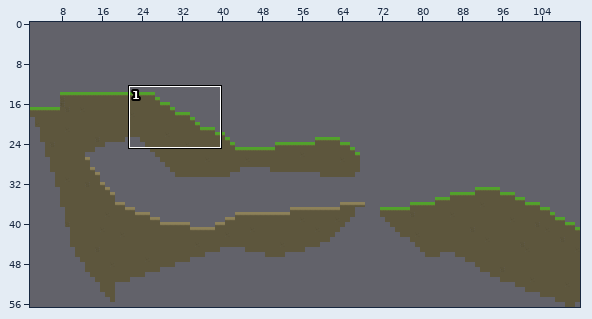
Two states of a Tiled map, nobuild/level1/level1.tmx. Above: a wide view before the commit, with the close-up outlined.
Close-up. Before:
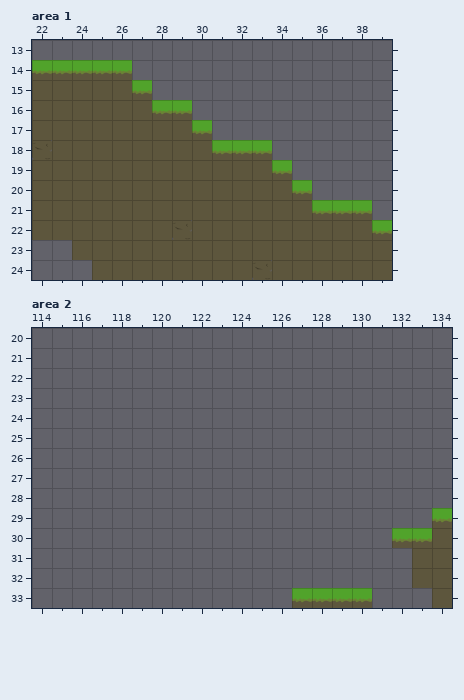
Cells are 175x175 px. Shown: area 1 x 22..39, y 13..24; area 2 x 114..134, y 20..33. The commit also changed other parts of the map, which this record leaves out. The old version is drawn lined up with the new one.
Once edited:
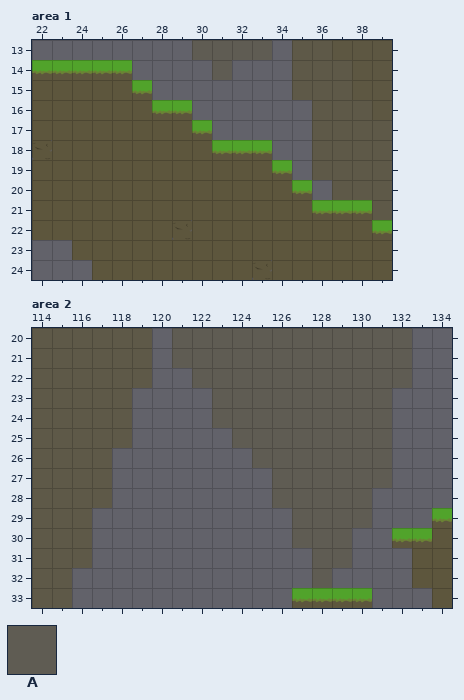
Key: from "tileset-grassland": A 1.
_ is an empty cell.
Tiles of an added or newly shown layer are drawn over the layers below it.
See-through tiles are keyed as they look on the map.
What changed:
Changed rows in their new state; . is an unchanged cell.
map size 140x70 -> 140x57 cells (old content now starts at 0,-13; both pictures use the new coordinates)
Layer "bg2" (added), area 1:
first column x 30:
13 AAAA...AAA
14 .A......AA
15 ........AA
16 .........A
Layer "bg1" (added), area 1:
first column x 35:
13 AAAAA
14 AAAAA
15 AAAAA
16 .AAAA
17 .AAAA
18 .AAAA
19 .AAAA
20 ..AAA
21 ....A
Layer "bg2" (added), area 2:
first column x 121:
20 AAAAAAAAAAAA
21 AAAAAAAAAAAA
22 .AAAAAAAAAAA
23 ..AAAAAAAAA.
24 ..AAAAAAAAA.
25 ...AAAAAAAA.
26 ....AAAAAAA.
27 .....AAAAAA.
28 .....AAAAA..
29 ......AAAA..
30 ......AAA...
31 .......AA...
32 .......A....
Layer "bg1" (added), area 2:
first column x 114:
20 AAAAAA
21 AAAAAA
22 AAAAAA
23 AAAAA.
24 AAAAA.
25 AAAAA.
26 AAAA..
27 AAAA..
28 AAAA..
29 AAA...
30 AAA...
31 AAA...
32 AA....
33 AA....
